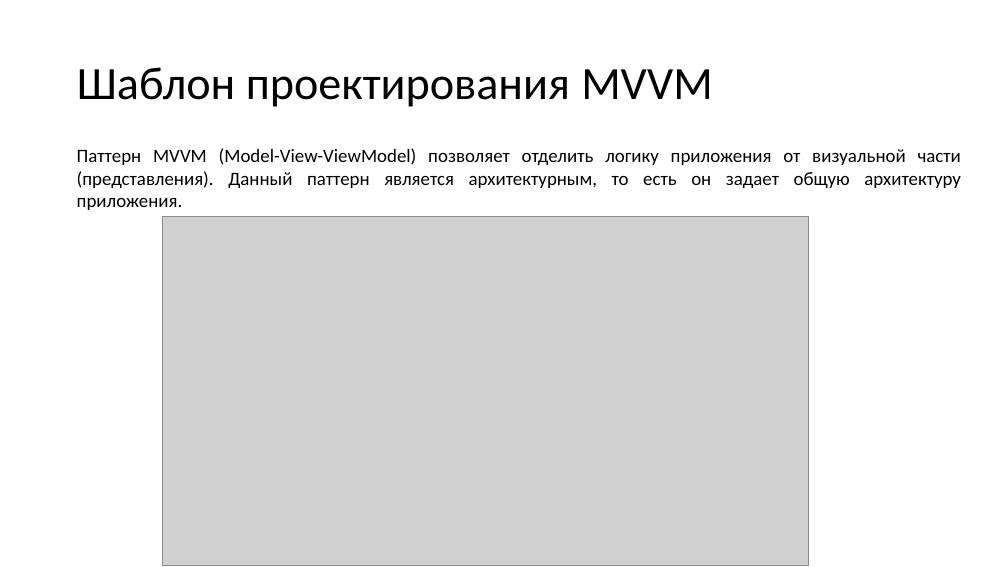
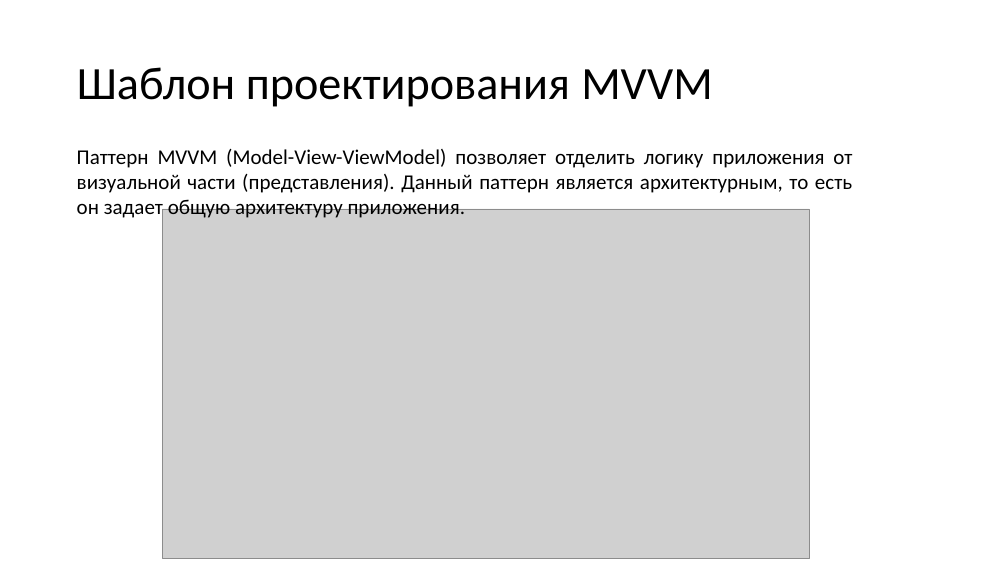
Before and after one commit to N0tilT/Timelon, a slide deck: slide 12 of docs/Timelon.pptx. Drawn at 1008x567 pixels with LibreOffice and Linux fonts; fonts in the diff are those of the drawing; grey boxes stand for pictures. Boxes give left, top, right and bottom in pixels: in the first picture for what was removed or moved away, otherwise in the second. Text is boxed around its words. In the diff, an @@ line names an element or a change of style, - is before the commit and + after.

```diff
--- a/docs/Timelon.pptx
+++ b/docs/Timelon.pptx
@@ text "Паттерн MVVM (Model-View-ViewModel) позволяет отделить ..." at [77,149,852,221]: size 18 to 20 pt @@
@@ picture: place and size @@
-picture at [162,216,808,566]
+picture at [163,209,809,558]
```
Also in this commit, not shown: 8 other slides changed, 2 slides removed, 1 other file.
